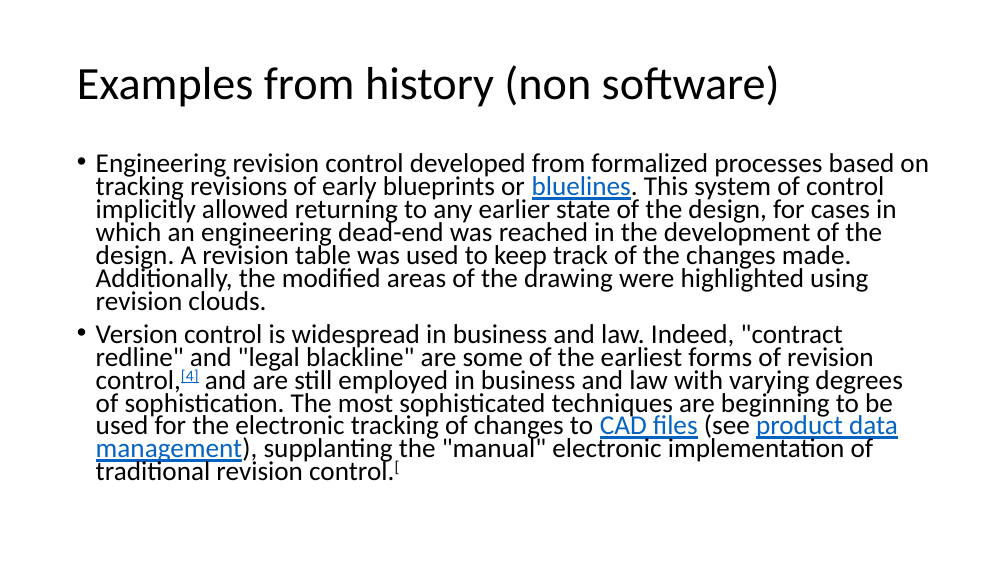
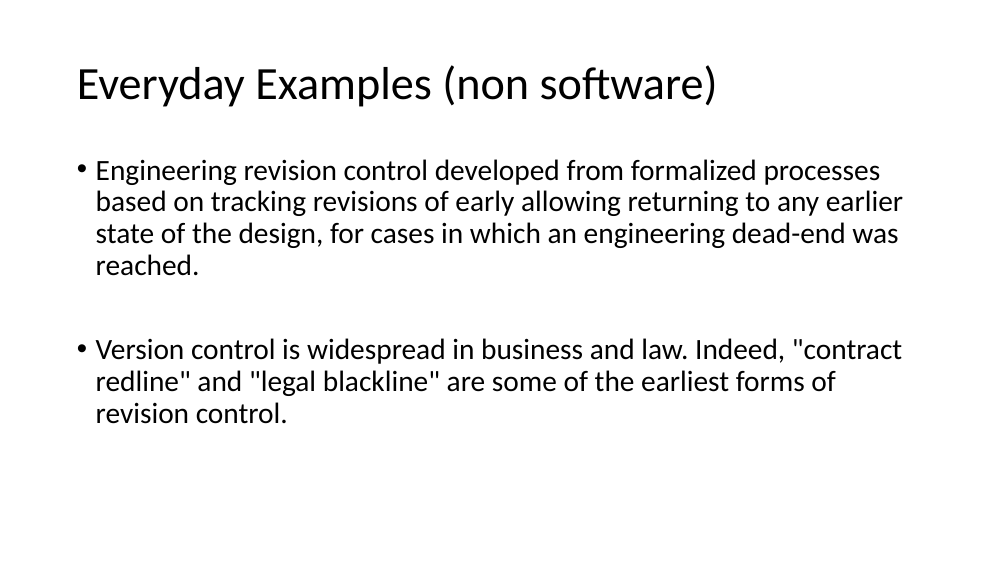
Before and after one commit to milodotnet/bootcamp, a slide deck: slide 3 of SourceControlPresentation.pptx. Drawn at 1008x567 pixels with LibreOffice and Linux fonts; fonts in the diff are those of the drawing. Boxes give left, top, right and bottom in pixels: in the first picture for what was removed or moved away, otherwise in the second. Text is boxed around its words. In the diff, an @@ line names an element or a change of style, - is before the commit and + after.

Commit message:
refactor some of the content in the history section

```diff
--- a/SourceControlPresentation.pptx
+++ b/SourceControlPresentation.pptx
@@ title at (77, 65, 718, 107): text changed @@
-Examples from history (non software)
+Everyday Examples (non software)
@@ text at (96, 159, 903, 424): text changed; size 25.9 to 28 pt @@
-• Engineering revision control developed from formalized processes based on tracking revisions of early blueprints or bluelines. This system of control implicitly allowed returning to any earlier state of the design, for cases in which an engineering dead-end was reached in the development of the design. A revision table was used to keep track of the changes made. Additionally, the modified areas of the drawing were highlighted using revision clouds.
-• Version control is widespread in business and law. Indeed, "contract redline" and "legal blackline" are some of the earliest forms of revision control,[4] and are still employed in business and law with varying degrees of sophistication. The most sophisticated techniques are beginning to be used for the electronic tracking of changes to CAD files (see product data management), supplanting the "manual" electronic implementation of traditional revision control.[
+• Engineering revision control developed from formalized processes based on tracking revisions of early allowing returning to any earlier state of the design, for cases in which an engineering dead-end was reached.
+• Version control is widespread in business and law. Indeed, "contract redline" and "legal blackline" are some of the earliest forms of revision control.
```
Also in this commit, not shown: 3 other slides changed, 4 slides added.
